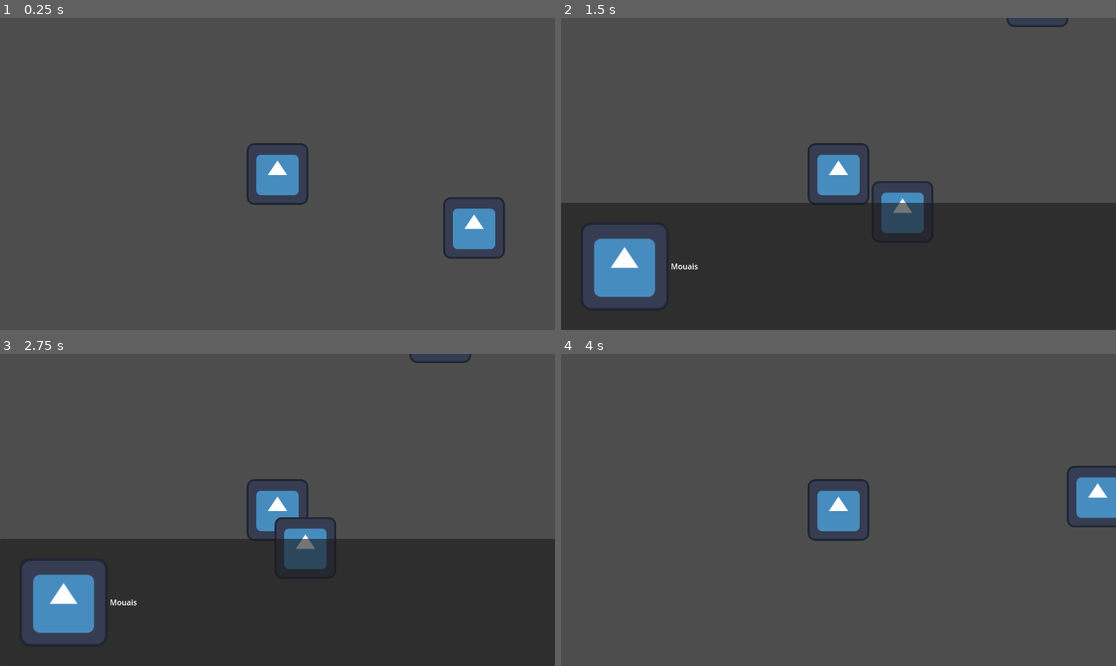
Above: before the commit, frames 1-4 (two rows, left to right).
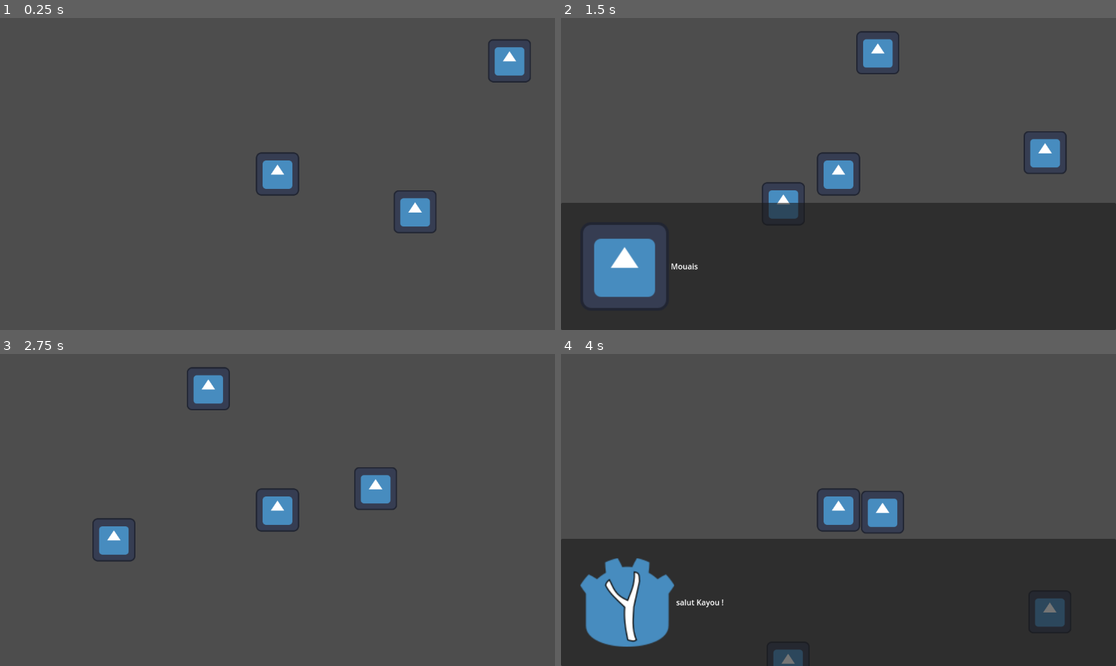
Above: after the commit, the same moments.

Repository: youpioup/solvefortommorow
Game: Godot game, scene res://scene/monde/monde.tscn
The game is run twice, just before and just after one commit, with the same random seed, the same clock (stepped at 60 frames per second) and the same inputs. The engine's default icon, where the game draws it, is replaced by a stand-in: a white triangle on a blue panel in a dark square.
Inputs:
- Up to frame 1 (0.25 s): no input
- Up to frame 2 (1.5 s): tap Enter at 0.5 s; hold D (droite) 0.53-1.28 s; hold Shift (sprint) 0.53-1.28 s; hold A (gauche) from 1.28 s (still down); tap S (reculer) at 1.35 s
- Up to frame 3 (2.75 s): tap Shift (sprint) at 1.55 s; release A (gauche) at 2.03 s; hold D (droite) from 2.03 s (still down); hold Shift (sprint) from 2.03 s (still down)
- Up to frame 4 (4 s): release D (droite) at 2.78 s; release Shift (sprint) at 2.78 s; hold W (avancer) 2.78-3.53 s; tap Shift (sprint) at 2.85 s; hold A (gauche) from 3.53 s (still down); hold Shift (sprint) from 3.53 s (still down); tap S (reculer) at 3.6 s

The runs differ from the first frame. In frame 1, 3.4% of the frame differs, in the area x 44-96%, y 6-78%; in frame 2, 3.9%; in frame 3, 42%; in frame 4, 43%, in the area x 0-100%, y 35-100%.

Commit message:
sprint + normaliz

Diff:
--- a/project.godot
+++ b/project.godot
@@ -19,22 +19,26 @@
 
 avancer={
 "deadzone": 0.5,
-"events": [Object(InputEventKey,"resource_local_to_scene":fa …(167 unchanged characters)… cal_keycode":87,"key_label":0,"unicode":122,"location":0,"echo":false,"script":null)
+"events": [Object(InputEventKey,"resource_local_to_scene":fa …(167 unchanged characters)… cal_keycode":87,"key_label":0,"unicode":90,"location":0,"echo":false,"script":null)
+, Object(InputEventKey,"resource_local_to_scene":false,"resource_name":"","device":-1,"window_id":0,"alt_pressed":false,"shift_pressed":false,"ctrl_pressed":false,"meta_pressed":false,"pressed":false,"keycode":0,"physical_keycode":4194320,"key_label":0,"unicode":0,"location":0,"echo":false,"script":null)
 ]
 }
 reculer={
 "deadzone": 0.5,
 "events": [Object(InputEventKey,"resource_local_to_scene":false,"resource_name":"","device":-1,"window_id":0,"alt_press …(192 unchanged characters)…
+, Object(InputEventKey,"resource_local_to_scene":false,"resource_name":"","device":-1,"window_id":0,"alt_pressed":false,"shift_pressed":false,"ctrl_pressed":false,"meta_pressed":false,"pressed":false,"keycode":0,"physical_keycode":4194322,"key_label":0,"unicode":0,"location":0,"echo":false,"script":null)
 ]
 }
 gauche={
 "deadzone": 0.5,
 "events": [Object(InputEventKey,"resource_local_to_scene":false,"resource_name":"","device":-1,"window_id":0,"alt_press …(192 unchanged characters)…
+, Object(InputEventKey,"resource_local_to_scene":false,"resource_name":"","device":-1,"window_id":0,"alt_pressed":false,"shift_pressed":false,"ctrl_pressed":false,"meta_pressed":false,"pressed":false,"keycode":0,"physical_keycode":4194319,"key_label":0,"unicode":0,"location":0,"echo":false,"script":null)
 ]
 }
 droite={
 "deadzone": 0.5,
 "events": [Object(InputEventKey,"resource_local_to_scene":false,"resource_name":"","device":-1,"window_id":0,"alt_press …(192 unchanged characters)…
+, Object(InputEventKey,"resource_local_to_scene":false,"resource_name":"","device":-1,"window_id":0,"alt_pressed":false,"shift_pressed":false,"ctrl_pressed":false,"meta_pressed":false,"pressed":false,"keycode":0,"physical_keycode":4194321,"key_label":0,"unicode":0,"location":0,"echo":false,"script":null)
 ]
 }
 interagire={
--- a/scene/Kayou/kayou.gd
+++ b/scene/Kayou/kayou.gd
@@ -6,5 +6,10 @@
 	var dir = Vector2.ZERO
 	dir.y = Input.get_axis("avancer", "reculer")
 	dir.x = Input.get_axis("gauche", "droite")
+	dir = dir.normalized()
 	velocity = dir * speed
+	if Input.is_action_pressed("sprint"):
+		speed = 900
+	else:
+		speed = 500
 	move_and_slide()
--- a/scene/Kayou/kayou.tscn
+++ b/scene/Kayou/kayou.tscn
@@ -21,3 +21,4 @@
 [node name="HUD" parent="CanvasLayer" instance=ExtResource("3_cv13p")]
 
 [node name="Camera2D" type="Camera2D" parent="."]
+zoom = Vector2(0.7, 0.7)
